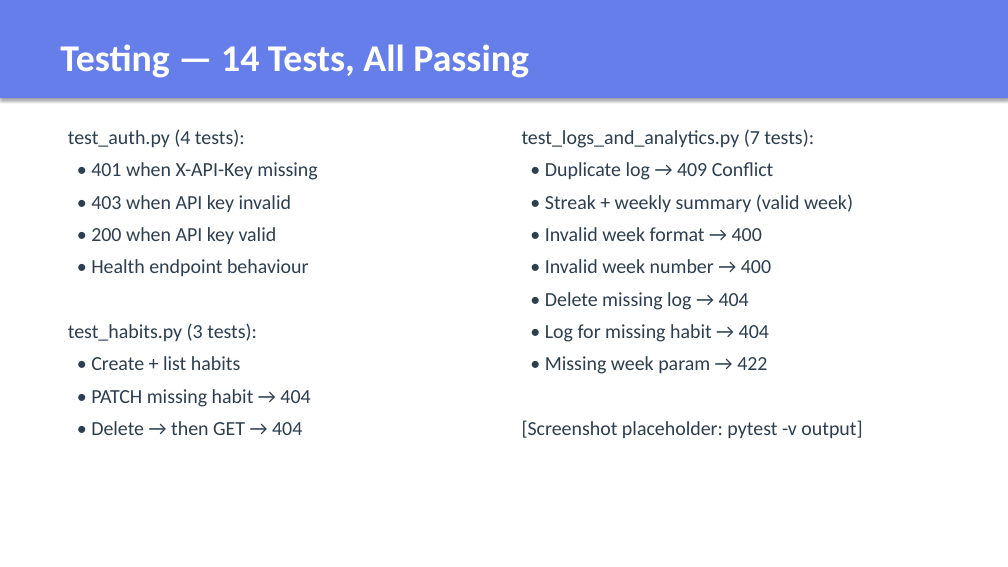
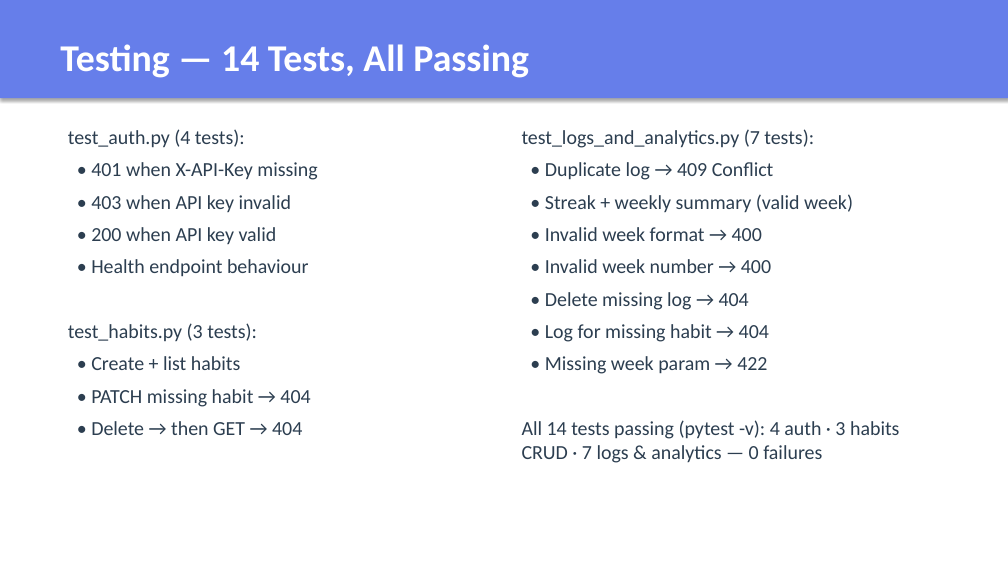
Before and after one commit to NicolasIssa1/COMP3011-CW1-HABIT-API, a slide deck: slide 6 of docs/PRESENTATION.pptx. Drawn at 1008x567 pixels with LibreOffice and Linux fonts; fonts in the diff are those of the drawing. Boxes give left, top, right and bottom in pixels: in the first picture for what was removed or moved away, otherwise in the second. Text is boxed around its words. In the diff, an @@ line names an element or a change of style, - is before the commit and + after.

```diff
--- a/docs/PRESENTATION.pptx
+++ b/docs/PRESENTATION.pptx
@@ text at (522,420,899,463): text changed @@
-[Screenshot placeholder: pytest -v output]
+All 14 tests passing (pytest -v): 4 auth · 3 habits CRUD · 7 logs & analytics — 0 failures
```
Also in this commit, not shown: 3 other slides changed, 1 other file.
